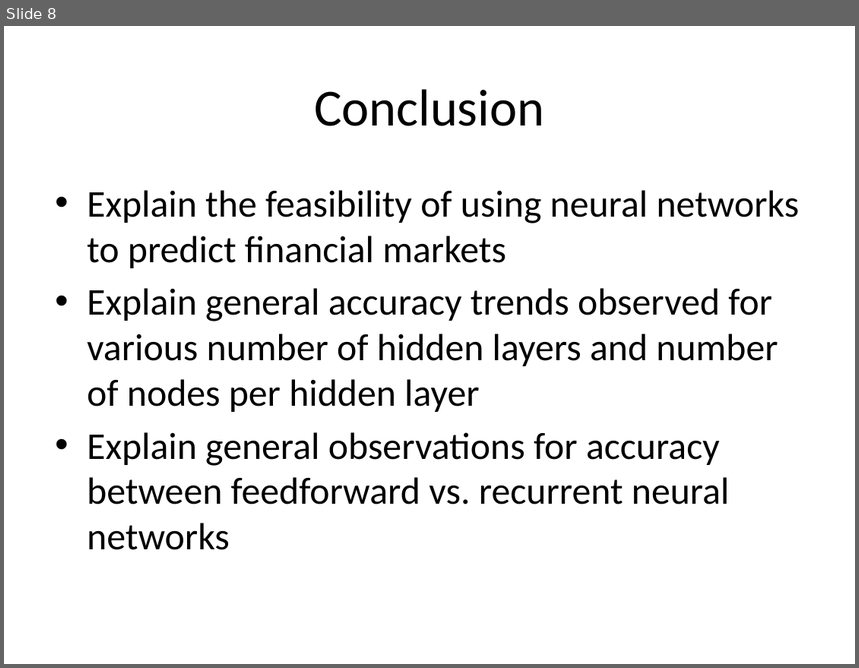
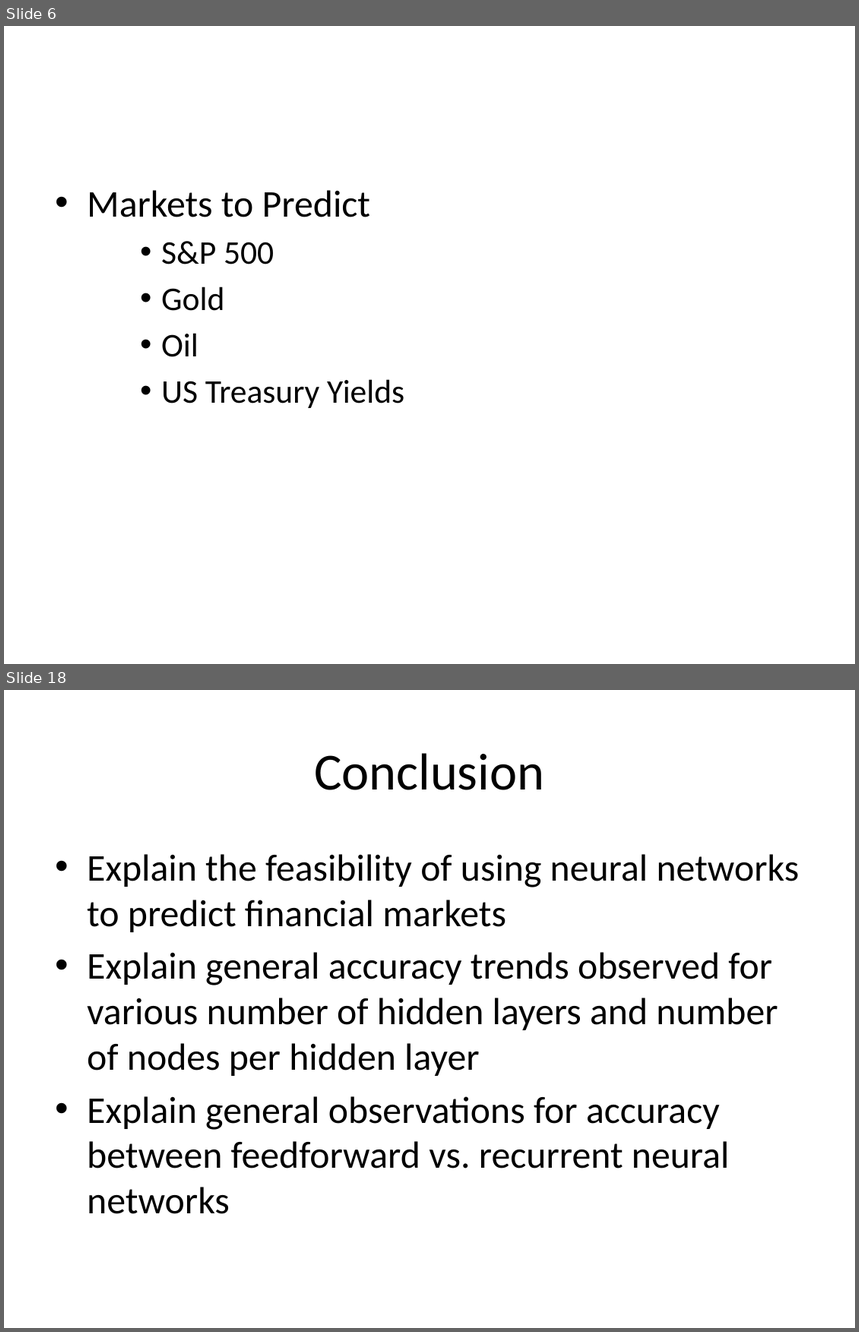
Before and after one commit to wilkung/Predicting_Markets_with_Neural_Nets, a slide deck: Kojack_Presentation.pptx. Shown one above the other, each under a label of ours: slide 8 before the commit, slides 6 and 18 after it; the slides between them are not shown. The pictures are 859x668 and 859x1332 pixels, drawn with LibreOffice and Linux fonts; fonts in the diff are those of the drawing. Boxes give left, top, right and bottom in pixels: in the first picture for what was removed or moved away, otherwise in the second. Text is boxed around its words. In the diff, an @@ line names an element or a change of style, - is before the commit and + after.

```diff
--- a/Kojack_Presentation.pptx
+++ b/Kojack_Presentation.pptx
@@ slide 6 added at [4, 26, 855, 664], background #FFFFFF @@
@@ text added at [87, 190, 405, 408], 28 pt, text #000000 @@
+• Markets to Predict
+    • S&P 500
+    • Gold
+    • Oil
+    • US Treasury Yields
@@ what was slide 8 is now slide 18 @@
```
Also in this commit, not shown: 6 slides changed, 10 other slides added, 1 slide removed, 15 other files.
